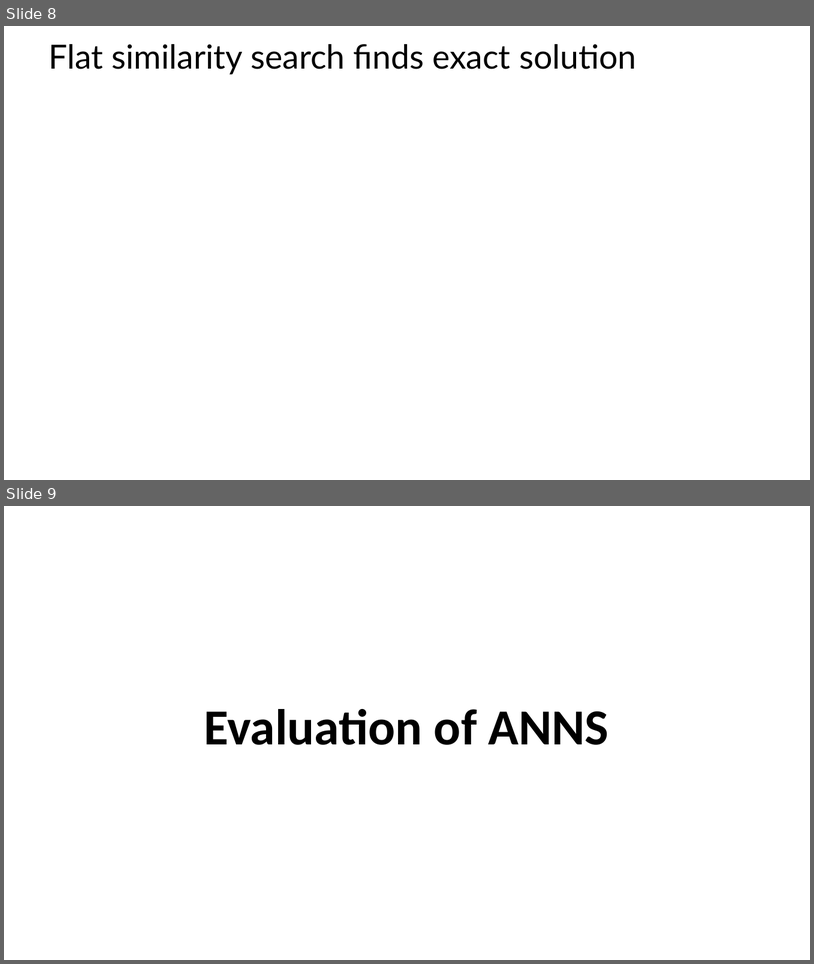
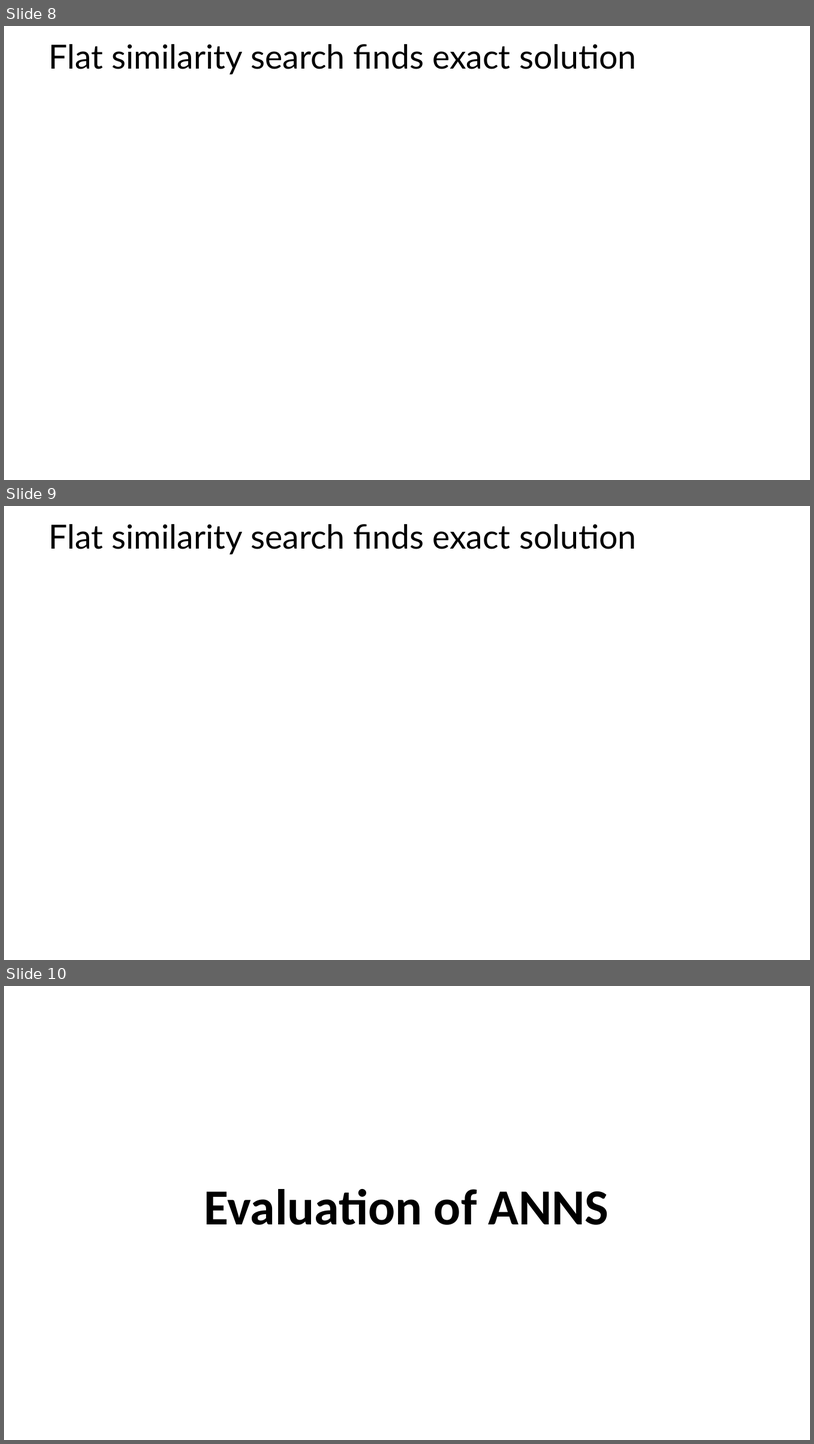
Before and after one commit to tenevian/Harvard-SSP-Data-Mining, a slide deck: slides/5_EfficientSimilaritySearch.pptx. Shown one above the other, each under a label of ours: slides 8 and 9 before the commit, slides 8, 9 and 10 after it. The pictures are 814x964 and 814x1444 pixels, drawn with LibreOffice and Linux fonts; fonts in the diff are those of the drawing; grey boxes stand for pictures. Boxes give left, top, right and bottom in pixels: in the first picture for what was removed or moved away, otherwise in the second. Text is boxed around its words. In the diff, an @@ line names an element or a change of style, - is before the commit and + after.

```diff
--- a/slides/5_EfficientSimilaritySearch.pptx
+++ b/slides/5_EfficientSimilaritySearch.pptx
@@ slide 9 added at (x1=4, y1=506, x2=810, y2=960), background #FFFFFF @@
@@ title added at (x1=48, y1=524, x2=637, y2=555), 39.6 pt, text #000000 @@
+Flat similarity search finds exact solution
@@ what was slide 9 is now slide 10 @@
```
Also in this commit, not shown: 3 slides changed, 2 other slides added.
